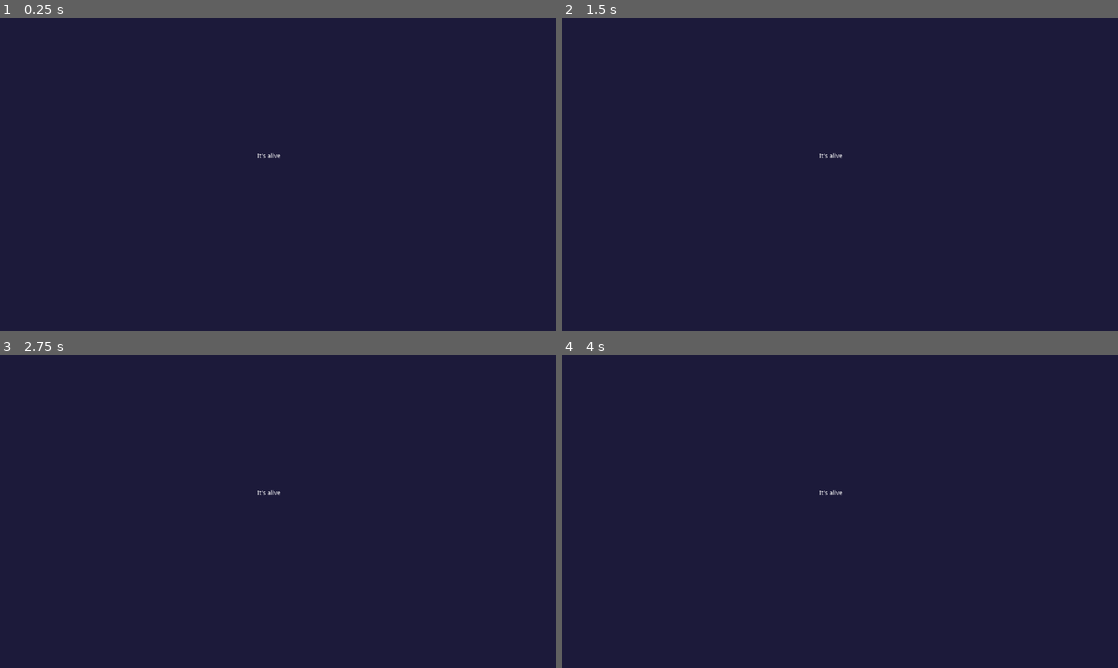
Above: before the commit, frames 1-4 (two rows, left to right).
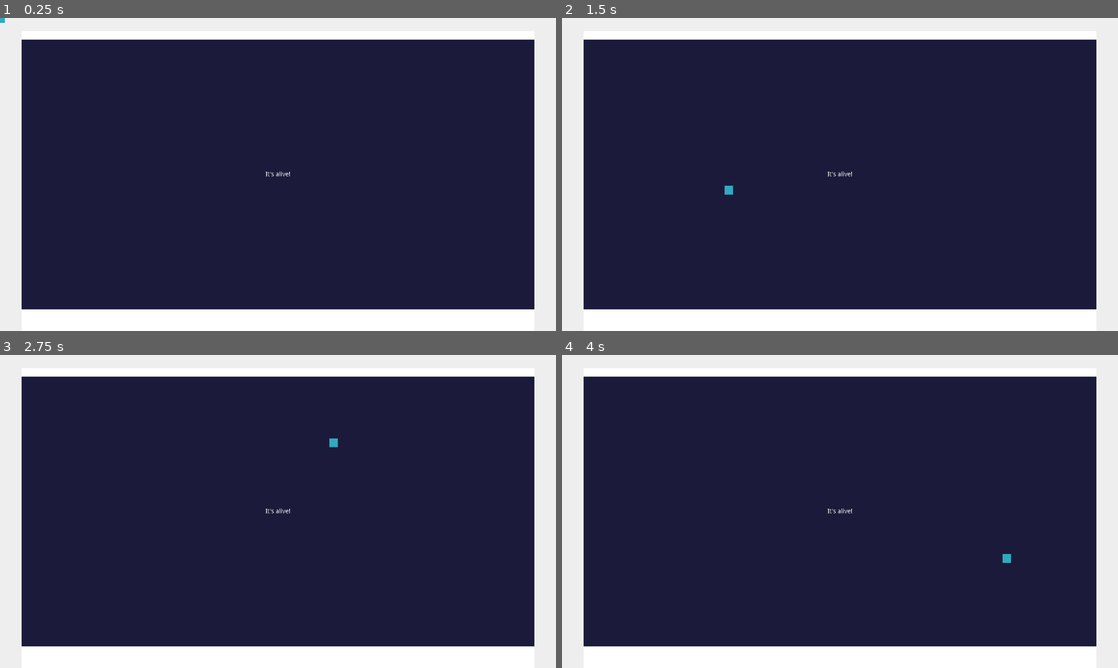
Above: after the commit, the same moments.

Repository: bitwise-aiden/godot-html-test
Game: Godot game, scene res://source/game.tscn
The game is run twice, just before and just after one commit, with the same random seed, the same clock (stepped at 60 frames per second) and the same inputs.
Inputs (mouse positions are in pixels of both pictures, inside the frame that each line leads up to):
- Up to frame 1 (0.25 s): no input
- Up to frame 2 (1.5 s): tap Enter at 0.5 s; move the mouse to (962, 158) at 0.52 s; tap Space at 1.25 s; move the mouse to (728, 190) at 1.27 s
- Up to frame 3 (2.75 s): tap Enter at 2 s; move the mouse to (333, 442) at 2.02 s
- Up to frame 4 (4 s): tap Space at 2.75 s; move the mouse to (812, 574) at 2.77 s; tap Enter at 3.5 s; move the mouse to (1006, 558) at 3.52 s

The runs differ from the first frame. In frame 1, 21% of the frame differs, in the area x 0-100%, y 0-100%; in frame 2, 21%; in frame 3, 21%; in frame 4, 21%.

Commit message:
Frame break

Diff:
--- a/source/game.gd
+++ b/source/game.gd
@@ -1,8 +1,16 @@
-extends Node2D
+extends Control
 
+
+onready var cursor: ColorRect = $cursor
 
 func _ready() -> void:
 	JavaScript.eval("console.log('this works as expected')")
 	JavaScript.eval("const m = document.getElementById('main'); console.log(m.clientWidth, m.clientHeight);")
 	var a = JavaScript.eval("document.getElementById('main').clientWidth")
 	print("From inside Godot: ", a)
+
+
+func _process(delta: float) -> void:
+	var position: Vector2 = get_global_mouse_position()
+
+	cursor.rect_position = position - Vector2(10.0, 10.0)
--- a/source/game.tscn
+++ b/source/game.tscn
@@ -2,7 +2,9 @@
 
 [ext_resource path="res://source/game.gd" type="Script" id=1]
 
-[node name="game" type="Node2D"]
+[node name="game" type="Control"]
+anchor_right = 1.0
+anchor_bottom = 1.0
 script = ExtResource( 1 )
 
 [node name="text" type="Label" parent="."]
@@ -10,8 +12,53 @@
 anchor_top = 0.5
 anchor_right = 0.5
 anchor_bottom = 0.5
-margin_left = 592.0
-margin_top = 311.0
-margin_right = 632.0
-margin_bottom = 325.0
-text = "It's alive"
+margin_left = -29.0
+margin_top = -7.0
+margin_right = 29.0
+margin_bottom = 7.0
+text = "It's alive!"
+align = 1
+valign = 1
+
+[node name="border_bottom" type="ColorRect" parent="."]
+anchor_left = 1.0
+anchor_right = 1.0
+anchor_bottom = 1.0
+margin_left = -1280.0
+margin_top = 670.0
+
+[node name="border_left" type="ColorRect" parent="."]
+margin_right = 50.0
+margin_bottom = 720.0
+color = Color( 0.933333, 0.933333, 0.933333, 1 )
+
+[node name="border_right" type="ColorRect" parent="."]
+anchor_left = 1.0
+anchor_right = 1.0
+anchor_bottom = 1.0
+margin_left = -50.0
+color = Color( 0.933333, 0.933333, 0.933333, 1 )
+
+[node name="border_top" type="ColorRect" parent="."]
+anchor_left = 1.0
+anchor_right = 1.0
+anchor_bottom = 1.0
+margin_left = -1280.0
+margin_bottom = -670.0
+color = Color( 0.933333, 0.933333, 0.933333, 1 )
+
+[node name="margin_top" type="ColorRect" parent="."]
+anchor_left = 1.0
+anchor_right = 1.0
+anchor_bottom = 1.0
+margin_left = -1230.0
+margin_top = 30.0
+margin_right = -50.0
+margin_bottom = -670.0
+
+[node name="cursor" type="ColorRect" parent="."]
+margin_left = 150.0
+margin_top = 215.0
+margin_right = 170.0
+margin_bottom = 235.0
+color = Color( 0.192157, 0.666667, 0.756863, 1 )
